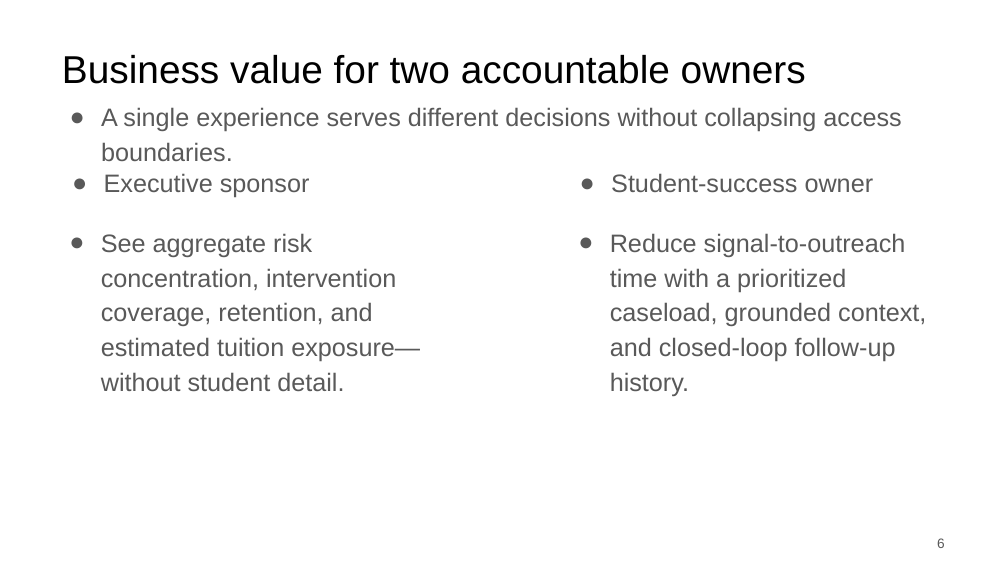
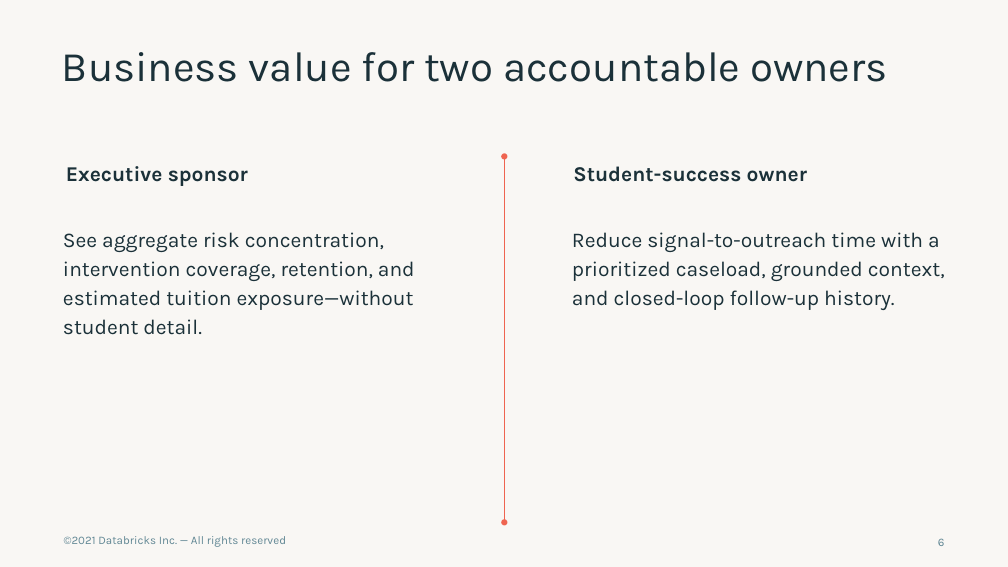
Before and after one commit to scottDBX1886/fe-bar-build, a slide deck: slide 6 of docs/presentation/student-retention.pptx. Drawn at 1008x567 pixels with LibreOffice and Linux fonts; fonts in the diff are those of the drawing; background and template pictures are left out. Boxes give left, top, right and bottom in pixels: in the first picture for what was removed or moved away, otherwise in the second. Text is boxed around its words. In the diff, an @@ line names an element or a change of style, - is before the commit and + after.

```diff
--- a/docs/presentation/student-retention.pptx
+++ b/docs/presentation/student-retention.pptx
@@ background #FFFFFF to #F9F7F4 @@
@@ title "Business value for two accountable ..." at <box>62,52,887,82</box>: size 37 to 40 pt, font Arial to Karla, text colour #000000 to #1B3139; line spacing 1 to 0.9 @@
@@ subtitle removed at <box>101,107,901,131</box> @@
-● A single experience serves different decisions without collapsing access boundaries.
@@ subtitle "Executive sponsor" at <box>66,166,248,186</box>: size 24 to 20 pt, font Arial to Karla, text colour #595959 to #1B3139, bold on; bullet ● to none; line spacing 1.15 to 0.9; more space between paragraphs @@
@@ double arrow added from (504, 157) to (504, 523), #EF6450 0.75 pt @@
@@ subtitle "Student-success owner" at <box>573,166,807,182</box>: size 24 to 20 pt, font Arial to Karla, text colour #595959 to #1B3139, bold on; bullet ● to none; line spacing 1.15 to 0.9; more space between paragraphs @@
@@ text "See aggregate risk concentration, intervention ..." at <box>63,232,415,335</box>: size 24 to 20 pt, font Arial to Karla, text colour #595959 to #1B3139; bullet ● to none; more space between paragraphs @@
@@ text "Reduce signal-to-outreach time with a ..." at <box>572,232,945,310</box>: size 24 to 20 pt, font Arial to Karla, text colour #595959 to #1B3139; bullet ● to none; more space between paragraphs @@
@@ text added at <box>64,536,286,547</box>, 11 pt, text #618794 @@
+©2021 Databricks Inc. — All rights reserved
@@ page number at <box>938,538,945,546</box>: size 13 to 11 pt, font Arial to Karla, text colour #595959 to #618794 @@
```
Also in this commit, not shown: 10 other slides changed, 1 slide added, 1 slide removed, 3 other files.
